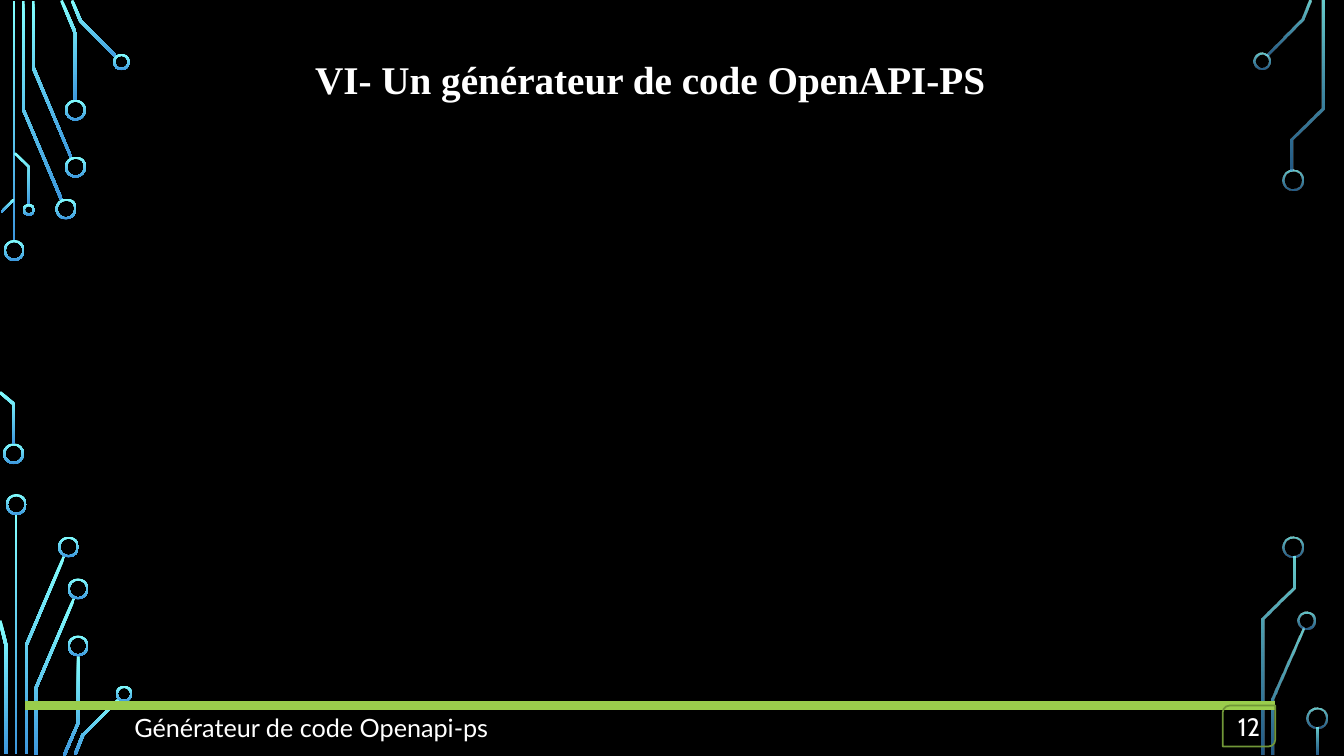
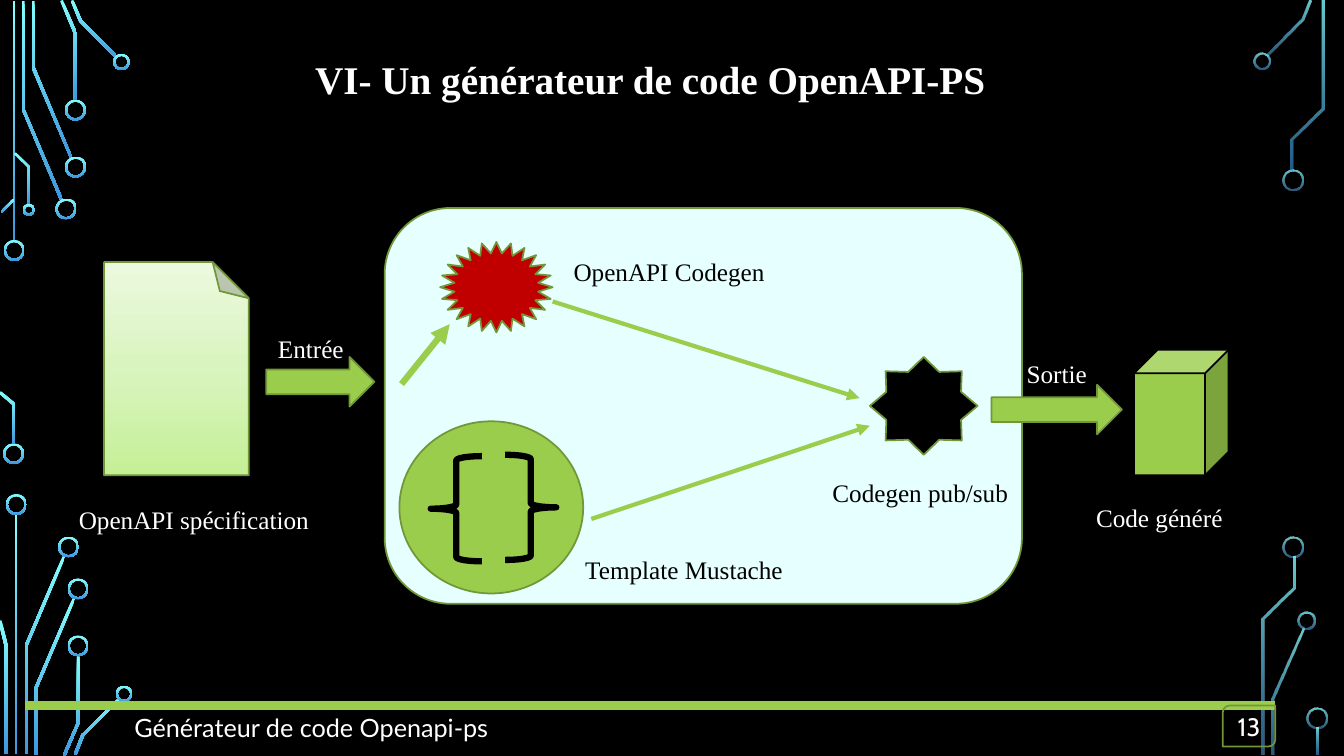
Before and after one commit to OA-Souleymane/MyGitHub-Files, a slide deck: slide 13 of Chapitres/mémoire/diapoMemoire.pptx (slide 12 before the commit). Drawn at 1344x756 pixels with LibreOffice and Linux fonts; fonts in the diff are those of the drawing; background and template pictures are left out. Boxes give left, top, right and bottom in pixels: in the first picture for what was removed or moved away, otherwise in the second. Text is boxed around its words. In the diff, an @@ line names an element or a change of style, - is before the commit and + after.

```diff
--- a/Chapitres/mémoire/diapoMemoire.pptx
+++ b/Chapitres/mémoire/diapoMemoire.pptx
@@ rounded rectangle added at box(385, 208, 1022, 604), fill #E6FFFF, outline #729838 1.25 pt @@
@@ folded corner added at box(104, 262, 249, 476), fill gradient #C4F097 to #D9F4C0 to #ECF9E0, outline #729838 1.25 pt @@
@@ star added at box(441, 242, 554, 333), fill #C00000, outline #729838 1.25 pt @@
@@ text added at box(574, 263, 764, 287), 18 pt, text #000000 @@
+OpenAPI Codegen
@@ arrow added from (401, 384) to (450, 325), #9ACD4C 4.5 pt @@
@@ arrow added from (553, 301) to (860, 398), #9ACD4C 3 pt @@
@@ right arrow added at box(266, 357, 374, 406), fill #9ACD4C, outline #729838 1.25 pt @@
@@ text added at box(278, 340, 344, 359), 18 pt, text #FFFFFF @@
+Entrée
@@ star added at box(870, 357, 978, 455), fill #000000, outline #729838 1.25 pt @@
@@ cube added at box(1134, 350, 1229, 476), fill #9ACD4C, outline #000000 1.25 pt @@
@@ right arrow added at box(992, 385, 1122, 435), fill #9ACD4C, outline #729838 1.25 pt @@
@@ text added at box(1027, 366, 1087, 384), 18 pt, text #FFFFFF @@
+Sortie
@@ ellipse added at box(399, 421, 583, 594), fill #9ACD4C, outline #729838 1.25 pt @@
@@ arrow added from (592, 519) to (870, 425), #9ACD4C 3 pt @@
@@ left brace added at box(431, 457, 482, 562), outline #000000 4.5 pt @@
@@ right brace added at box(505, 455, 557, 560), outline #000000 4.5 pt @@
@@ text added at box(832, 484, 1008, 508), 18 pt, text #000000 @@
+Codegen pub/sub
@@ text added at box(1096, 509, 1222, 533), 18 pt, text #FFFFFF @@
+Code généré
@@ text added at box(79, 511, 309, 535), 18 pt, text #FFFFFF @@
+OpenAPI spécification
@@ text added at box(585, 561, 783, 585), 18 pt, text #000000 @@
+Template Mustache
@@ text in round diag rect at box(1238, 718, 1261, 737): text changed @@
-12
+13
```
Also in this commit, not shown: 8 other slides changed, 8 slides added, 2 other files.
